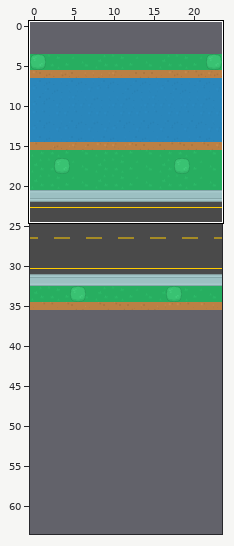
Two states of a Tiled map, frogger1.0/maps/level2.tmx. Above, an overview of the earlier version with the close-up marked.
Close-up. Before the commit:
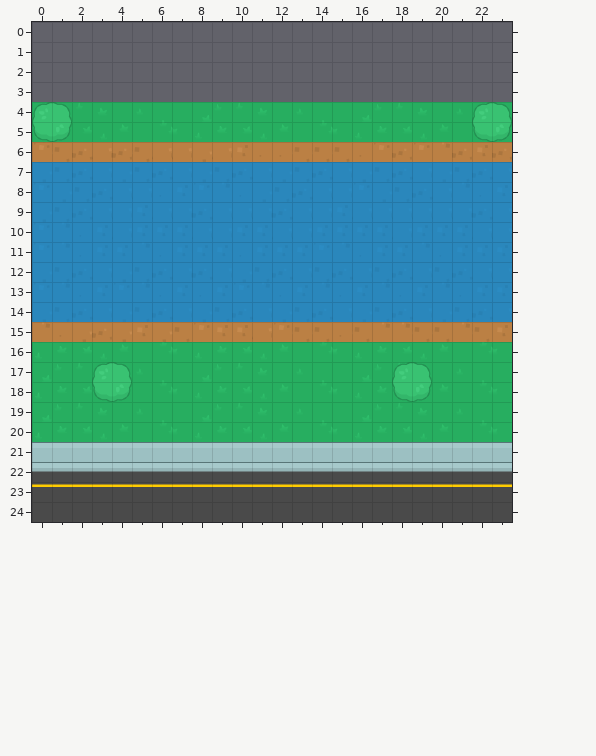
Cells are 32x32 px. Shown: x 0..23, y 0..24. The commit also changed other parts of the map, which this record leaves out. The old version is drawn lined up with the new one.
New version:
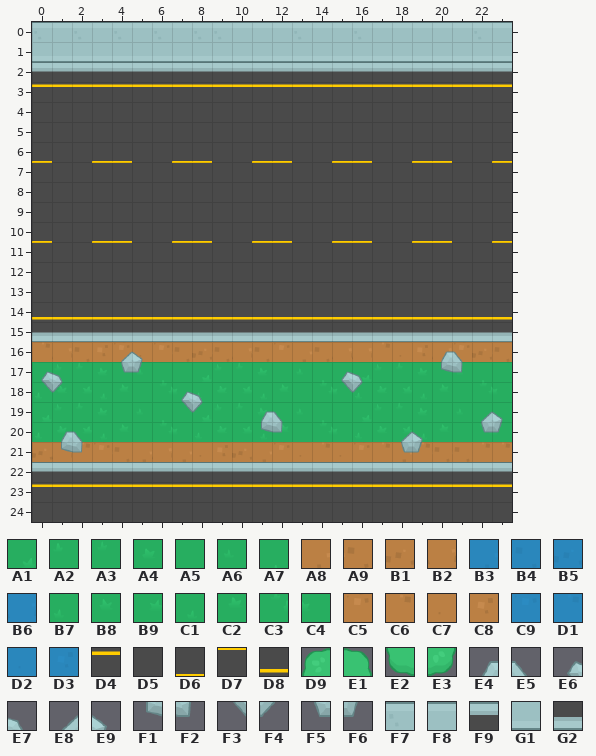
Key: from "topdown set": A1 0, A2 1, A3 2, A4 3, A5 4, A6 5, A7 6, A8 8, A9 9, B1 10, B2 11, B3 36, B4 37, B5 38, B6 39, B7 54, B8 55, B9 56, C1 57, C2 58, C3 60, C4 61, C5 62, C6 63, C7 64, C8 65, C9 90, D1 91, D2 92, D3 93, D4 119, D5 173, D6 218, D7 272, D8 281, D9 688, E1 689, E2 742, E3 743, E4 904, E5 905, E6 906, E7 907, E8 908, E9 909, F1 958, F2 959, F3 960, F4 961, F5 962, F6 963, F7 1095, F8 1096, F9 1099, G1 1257, G2 1261.
__ is an empty cell, ## one hidden under a higher layer, .. an unchanged one.
The edit:
map size 24x32 -> 24x64 cells (old content now starts at 0,4; both pictures use the new coordinates)
--- layer "ground"
@@ x 1..23 @@
- 6 A9 B1 .. B1 A9 .. .. A8 B2 C8 C7 C7 A9 .. A9 C7 C5 B1 C5 C6 B1 C8 B1
+ 6 ## ## .. ## ## .. .. ## ## ## ## ## ## .. ## ## ## ## ## ## ## ## ##
@@ x 0..23 @@
-15 C6 C7 .. B1 A8 .. A8 A9 C5 C8 C8 .. C5 A9 A9 C7 .. C6 C6 A9 A9 C6 A9 C8
-16 .. ## ## ## ## ## ## ## ## ## .. ## .. ## ## ## ## ## ## ## ## ## ## ##
+15 ## ## .. ## ## .. ## ## ## ## ## .. ## ## ## ## .. ## ## ## ## ## ## ##
+16 .. B2 A9 C8 C5 C7 C5 A9 B1 A9 .. A9 .. A8 A9 B2 B2 C6 C7 C8 B2 C5 B1 A9
@@ x 0..23 @@
-21 ## ## ## ## ## ## ## ## ## ## ## ## ## ## ## ## ## ## ## ## .. ## ## ##
+21 B1 B2 C6 C5 A9 A8 B2 A8 C7 C8 B1 A8 C5 C7 C6 C7 C5 C6 A8 C6 .. A9 C6 C6
--- layer "grass and watter"
@@ x 0..23 @@
- 0 __ __ __ __ __ __ __ __ __ __ __ __ __ __ __ __ __ __ __ __ __ __ __ __
- 1 __ __ __ __ __ __ __ __ __ __ __ __ __ __ __ __ __ __ __ __ __ __ __ __
- 2 __ __ __ __ __ __ __ __ __ __ __ __ __ __ __ __ __ __ __ __ __ __ __ __
- 3 __ __ __ __ __ __ __ __ __ __ __ __ __ __ __ __ __ __ __ __ __ __ __ __
- 4 A1 A2 A3 A4 A5 A6 A7 A5 A1 A2 A3 A4 A5 A6 A7 A5 A1 A2 A3 A4 A5 A6 A7 A5
- 5 B7 B8 B9 C1 C2 A5 C3 C4 B7 B8 B9 C1 C2 A5 C3 C4 B7 B8 B9 C1 C2 A5 C3 C4
- 6 __ __ __ __ __ __ __ __ __ __ __ __ __ __ __ __ __ __ __ __ __ __ __ __
- 7 B3 B4 B5 B6 B3 B4 B5 B6 B3 B4 B5 B6 B3 B4 B5 B6 B3 B4 B5 B6 B3 B4 B5 B6
- 8 C9 B3 B4 B5 B6 B6 D2 D3 C9 D1 D2 B3 B4 B5 B6 B6 C9 B3 B4 B5 B6 D1 D2 D3
- 9 B3 B4 B5 B6 B6 D3 B6 B6 B5 B6 B6 B6 B5 B6 B6 D3 B6 B6 B6 B6 B6 B6 B5 B6
-10 C9 D1 D2 D3 B6 D3 D3 D3 B6 B6 D3 D3 B6 B6 D3 D3 D3 D3 B6 D3 D3 D3 B6 B6
-11 C9 D1 D2 D3 D3 D1 D2 D3 D3 D3 D2 D3 D3 D3 C9 D1 D2 D3 D3 D1 D2 D3 D3 D3
-12 B3 B4 B5 B6 B3 B4 B5 B6 B5 B6 B3 B4 B5 B6 B4 B5 B6 B4 B5 B6 B4 B5 B6 B6
-13 C9 D1 D2 D3 C9 D1 D2 D3 D2 D3 C9 D1 D2 D3 D1 D2 D3 D1 D2 D3 D1 D2 D3 D3
-14 B3 B4 B5 B6 B3 B4 B5 B6 B3 B4 B5 B6 B3 B4 B5 B6 B3 B4 B5 B6 B3 B4 B5 B6
-15 __ __ __ __ __ __ __ __ __ __ __ __ __ __ __ __ __ __ __ __ __ __ __ __
-16 B7 B8 B9 C1 C2 A5 C3 C4 B7 B8 B9 C1 C2 A5 C3 C4 B7 B8 B9 C1 C2 A5 C3 C4
+ 0 F7 F8 F7 F8 F7 F8 F7 F8 F7 F7 F8 F8 F8 F7 F8 F8 F7 F8 F8 F8 F8 F8 F7 F8
+ 1 G1 G1 G1 G1 G1 G1 G1 G1 G1 G1 G1 G1 G1 G1 G1 G1 G1 G1 G1 G1 G1 G1 G1 G1
+ 2 F9 F9 F9 F9 F9 F9 F9 F9 F9 F9 F9 F9 F9 F9 F9 F9 F9 F9 F9 F9 F9 F9 F9 F9
+ 3 D4 D4 D4 D4 D4 D4 D4 D4 D4 D4 D4 D4 D4 D4 D4 D4 D4 D4 D4 D4 D4 D4 D4 D4
+ 4 D5 D5 D5 D5 D5 D5 D5 D5 D5 D5 D5 D5 D5 D5 D5 D5 D5 D5 D5 D5 D5 D5 D5 D5
+ 5 D5 D5 D5 D5 D5 D5 D5 D5 D5 D5 D5 D5 D5 D5 D5 D5 D5 D5 D5 D5 D5 D5 D5 D5
+ 6 D6 D5 D5 D6 D6 D5 D5 D6 D6 D5 D5 D6 D6 D5 D5 D6 D6 D5 D5 D6 D6 D5 D5 D6
+ 7 D7 D5 D5 D7 D7 D5 D5 D7 D7 D5 D5 D7 D7 D5 D5 D7 D7 D5 D5 D7 D7 D5 D5 D7
+ 8 D5 D5 D5 D5 D5 D5 D5 D5 D5 D5 D5 D5 D5 D5 D5 D5 D5 D5 D5 D5 D5 D5 D5 D5
+ 9 D5 D5 D5 D5 D5 D5 D5 D5 D5 D5 D5 D5 D5 D5 D5 D5 D5 D5 D5 D5 D5 D5 D5 D5
+10 D6 D5 D5 D6 D6 D5 D5 D6 D6 D5 D5 D6 D6 D5 D5 D6 D6 D5 D5 D6 D6 D5 D5 D6
+11 D7 D5 D5 D7 D7 D5 D5 D7 D7 D5 D5 D7 D7 D5 D5 D7 D7 D5 D5 D7 D7 D5 D5 D7
+12 D5 D5 D5 D5 D5 D5 D5 D5 D5 D5 D5 D5 D5 D5 D5 D5 D5 D5 D5 D5 D5 D5 D5 D5
+13 D5 D5 D5 D5 D5 D5 D5 D5 D5 D5 D5 D5 D5 D5 D5 D5 D5 D5 D5 D5 D5 D5 D5 D5
+14 D8 D8 D8 D8 D8 D8 D8 D8 D8 D8 D8 D8 D8 D8 D8 D8 D8 D8 D8 D8 D8 D8 D8 D8
+15 G2 G2 G2 G2 G2 G2 G2 G2 G2 G2 G2 G2 G2 G2 G2 G2 G2 G2 G2 G2 G2 G2 G2 G2
+16 __ __ __ __ __ __ __ __ __ __ __ __ __ __ __ __ __ __ __ __ __ __ __ __
--- layer "roads and sidewalks"
@@ x 0..23 @@
-21 F8 F8 F8 F8 F8 F8 F8 F8 F8 F8 F8 F8 F8 F8 F8 F8 F8 F8 F8 F8 F8 F8 F8 F8
+21 __ __ __ __ __ __ __ __ __ __ __ __ __ __ __ __ __ __ __ __ __ __ __ __
--- layer "trees"
@@ x 0..23 @@
- 4 D9 E1 .. .. .. .. .. .. .. .. .. .. .. .. .. .. .. .. .. .. .. .. D9 E1
- 5 E2 E3 .. .. .. .. .. .. .. .. .. .. .. .. .. .. .. .. .. .. .. .. E2 E3
+ 4 __ __ .. .. .. .. .. .. .. .. .. .. .. .. .. .. .. .. .. .. .. .. __ __
+ 5 __ __ .. .. .. .. .. .. .. .. .. .. .. .. .. .. .. .. .. .. .. .. __ __
@@ x 0..23 @@
-16 .. .. .. .. __ __ .. .. .. .. .. .. .. .. .. .. .. .. .. .. __ __ .. ..
-17 __ __ .. D9 E1 __ .. .. .. .. .. .. .. .. .. __ __ .. D9 E1 __ __ .. ..
-18 __ __ .. E2 E3 .. .. __ __ .. .. .. .. .. .. __ __ .. E2 E3 .. .. .. ..
-19 .. .. .. .. .. .. .. __ __ .. .. __ __ .. .. .. .. .. .. .. .. .. __ __
-20 .. __ __ .. .. .. .. .. .. .. .. __ __ .. .. .. .. .. __ __ .. .. __ __
-21 .. __ __ .. .. .. .. .. .. .. .. .. .. .. .. .. .. .. __ __ .. .. .. ..
+16 .. .. .. .. E8 E9 .. .. .. .. .. .. .. .. .. .. .. .. .. .. E4 E5 .. ..
+17 E6 E7 .. __ F5 F6 .. .. .. .. .. .. .. .. .. E6 E7 .. __ __ F1 F2 .. ..
+18 F3 F4 .. __ __ .. .. E6 E7 .. .. .. .. .. .. F3 F4 .. __ __ .. .. .. ..
+19 .. .. .. .. .. .. .. F3 F4 .. .. E4 E5 .. .. .. .. .. .. .. .. .. E8 E9
+20 .. E4 E5 .. .. .. .. .. .. .. .. F1 F2 .. .. .. .. .. E8 E9 .. .. F5 F6
+21 .. F1 F2 .. .. .. .. .. .. .. .. .. .. .. .. .. .. .. F5 F6 .. .. .. ..
